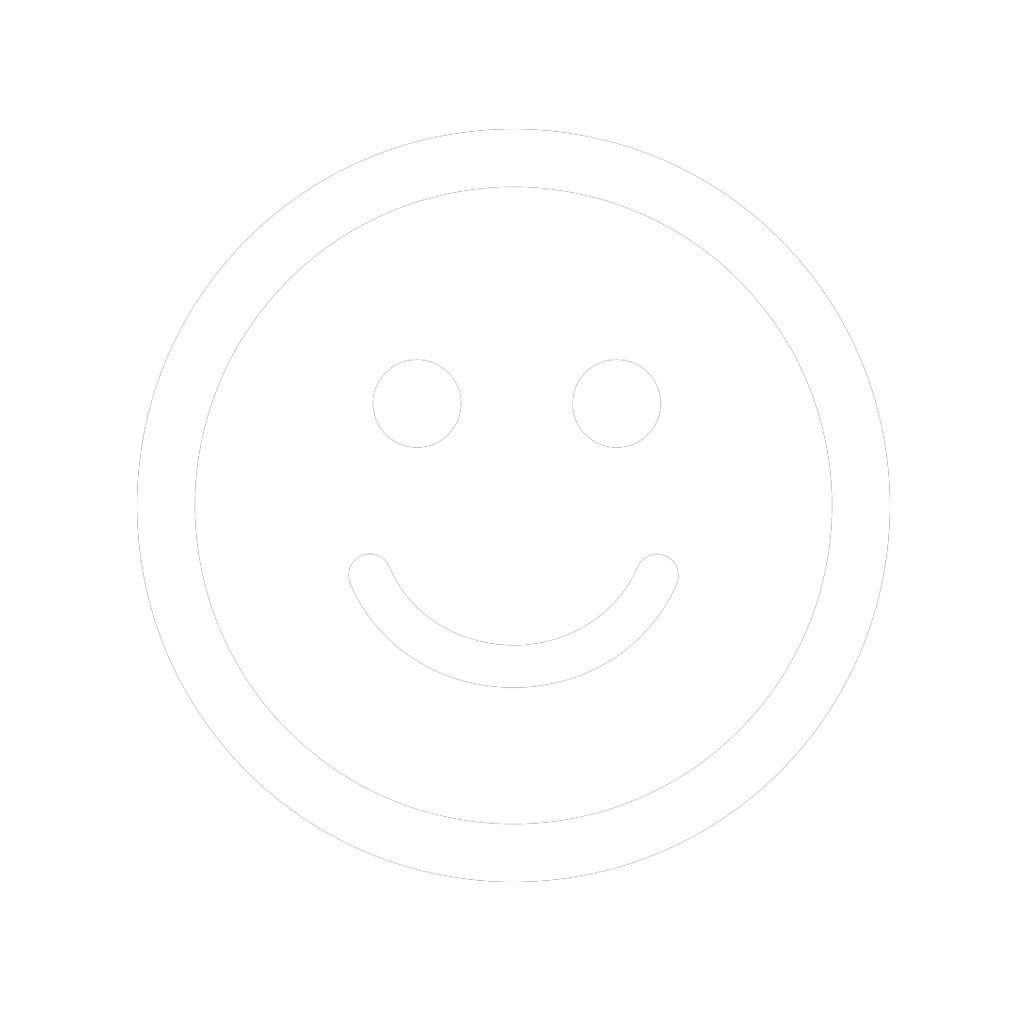
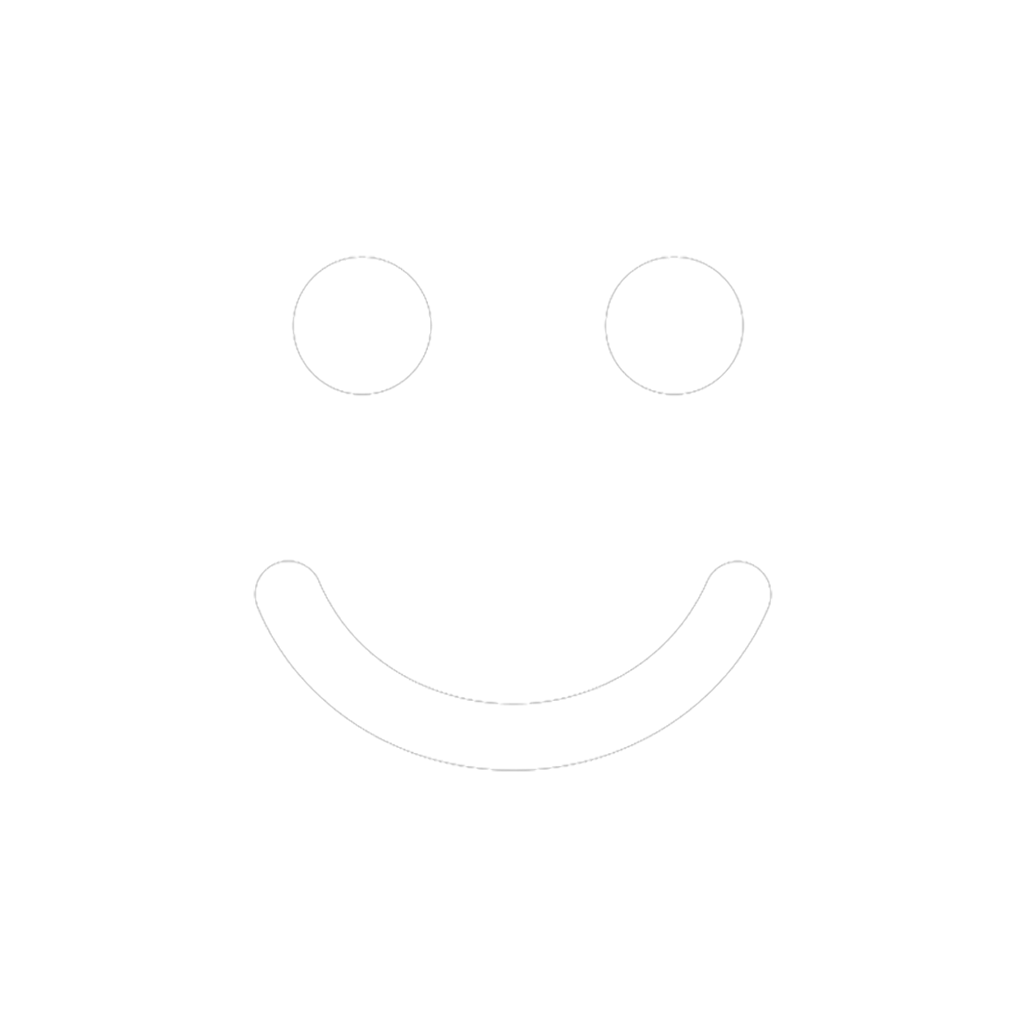
Layer changes from the first 1024px x 1024px image to the second:
added layer "Layer 1" in group "smile" over <box>253,255,773,772</box>
hid "Forma 1", painted on it over <box>137,129,890,882</box>
